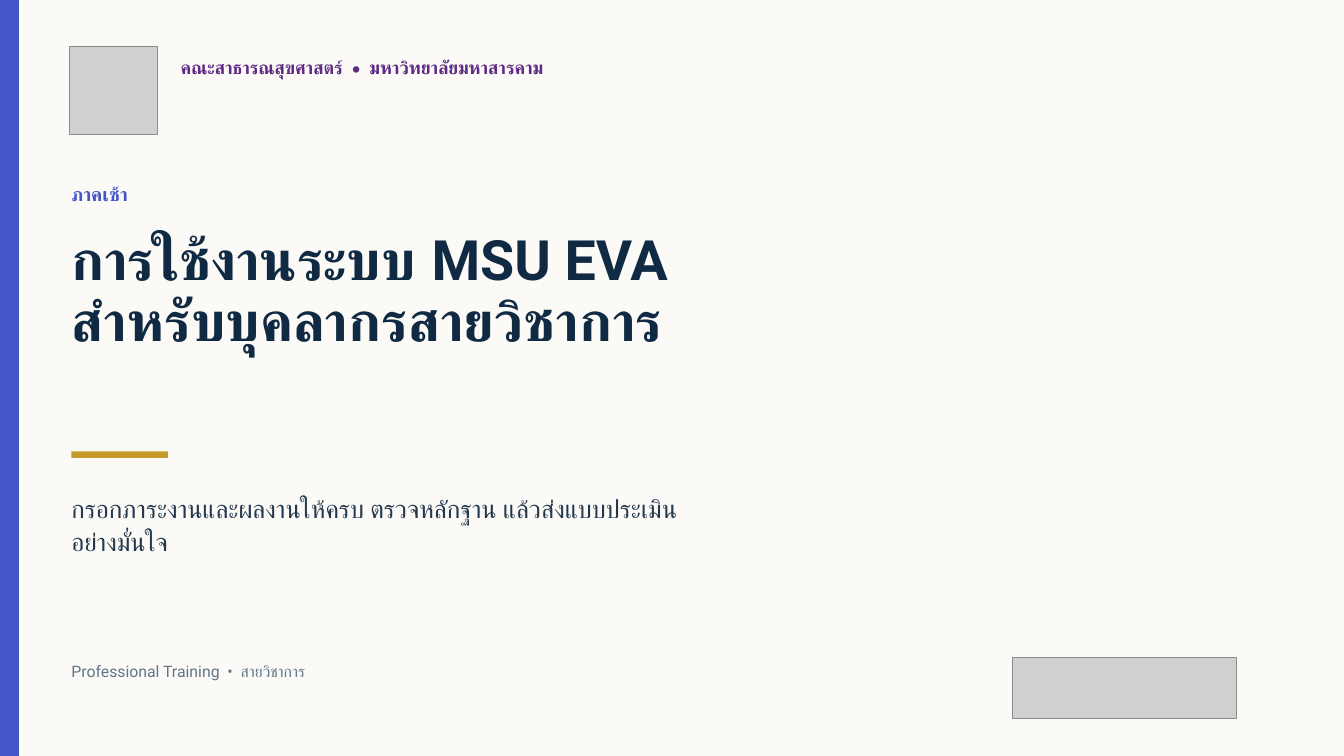
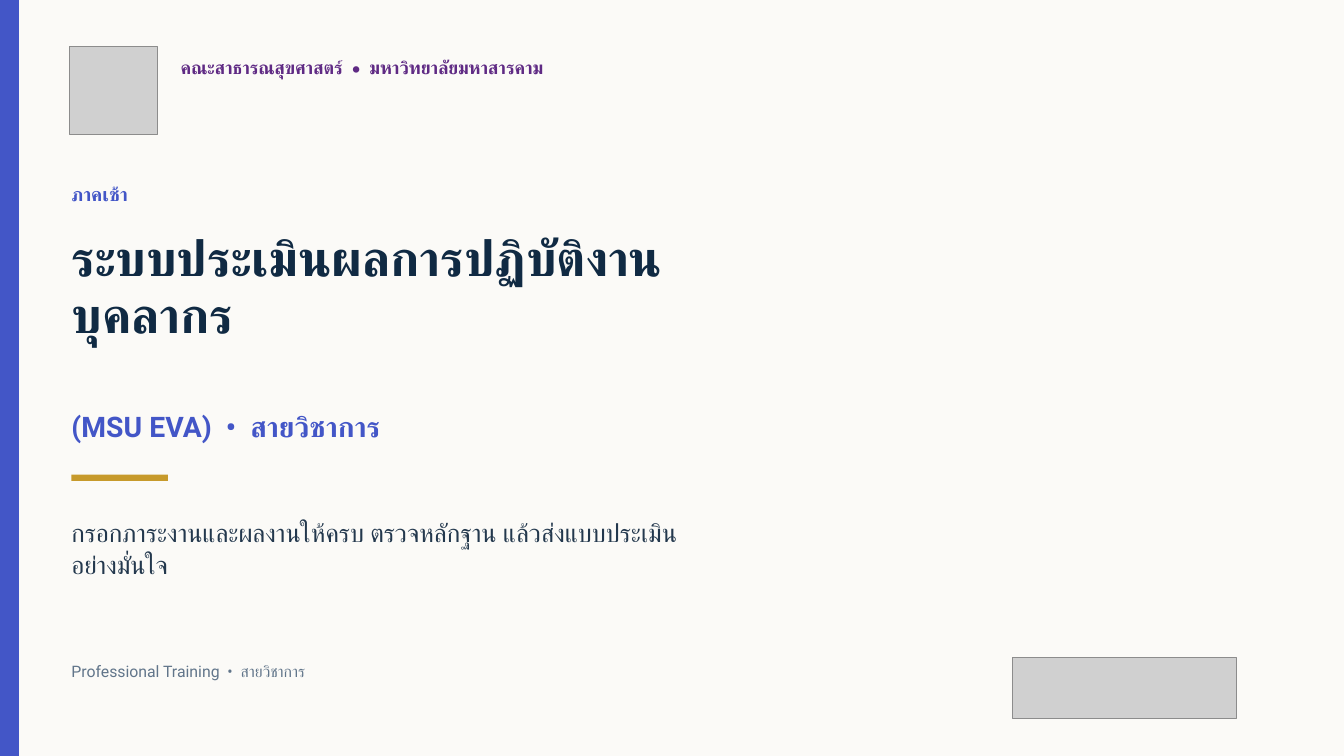
Before and after one commit to issenkku/issenkku-msu_eva-pass2, a slide deck: slide 1 of docs/MSU-EVA-อบรมสายวิชาการ-ฉบับวิทยากร.pptx. Drawn at 1344x756 pixels with LibreOffice and Linux fonts; fonts in the diff are those of the drawing; grey boxes stand for pictures; background and template pictures are left out. Boxes give left, top, right and bottom in pixels: in the first picture for what was removed or moved away, otherwise in the second. Text is boxed around its words. In the diff, an @@ line names an element or a change of style, - is before the commit and + after.

```diff
--- a/docs/MSU-EVA-อบรมสายวิชาการ-ฉบับวิทยากร.pptx
+++ b/docs/MSU-EVA-อบรมสายวิชาการ-ฉบับวิทยากร.pptx
@@ text removed at (71,236,668,356) @@
-การใช้งานระบบ MSU EVA
-สำหรับบุคลากรสายวิชาการ
@@ text added at (71,237,662,347), 35.2 pt, text #102A43, bold @@
+ระบบประเมินผลการปฏิบัติงานบุคลากร
@@ text added at (71,415,381,443), 20.2 pt, text #4356C7, bold @@
+(MSU EVA) • สายวิชาการ
@@ rectangle: place and size @@
-rectangle at (72,452,168,458)
+rectangle at (72,475,168,481)
@@ text "กรอกภาระงานและผลงานให้ครบ ตรวจหลักฐาน แล้วส่งแบบประเมินอย่าง ...": place and size @@
-text "กรอกภาระงานและผลงานให้ครบ ตรวจหลักฐาน แล้วส่งแบบประเมินอย่าง ..." at (71,499,677,552)
+text "กรอกภาระงานและผลงานให้ครบ ตรวจหลักฐาน แล้วส่งแบบประเมินอย่าง ..." at (71,522,677,575)
```
Also in this commit, not shown: 3 other slides changed, 1 other file.
